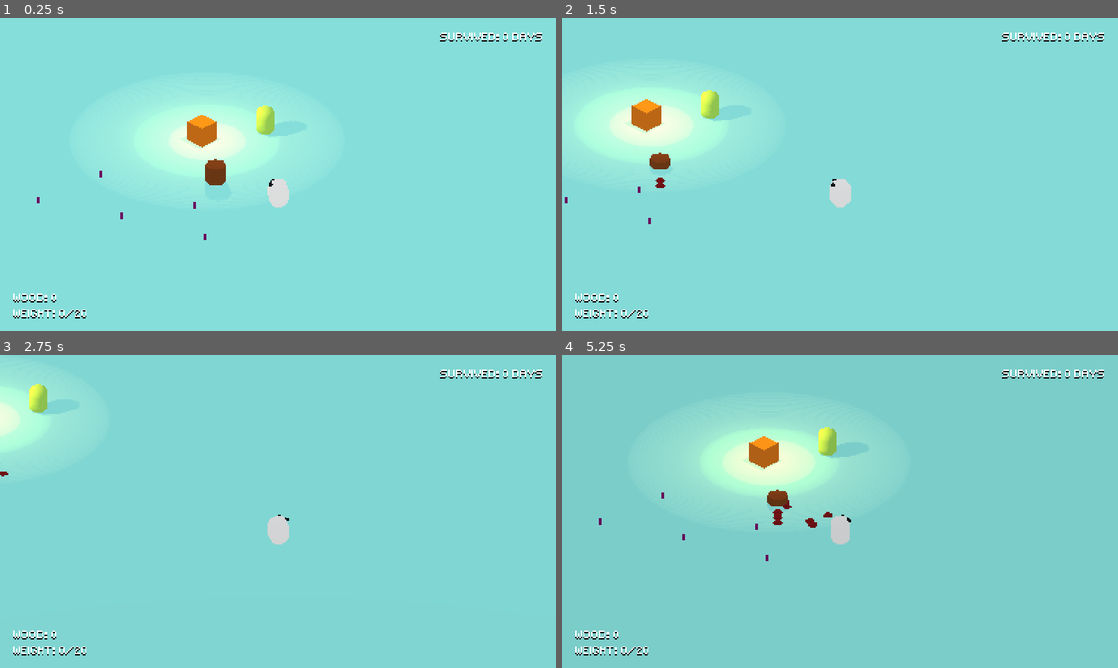
Above: before the commit, frames 1-4 (two rows, left to right).
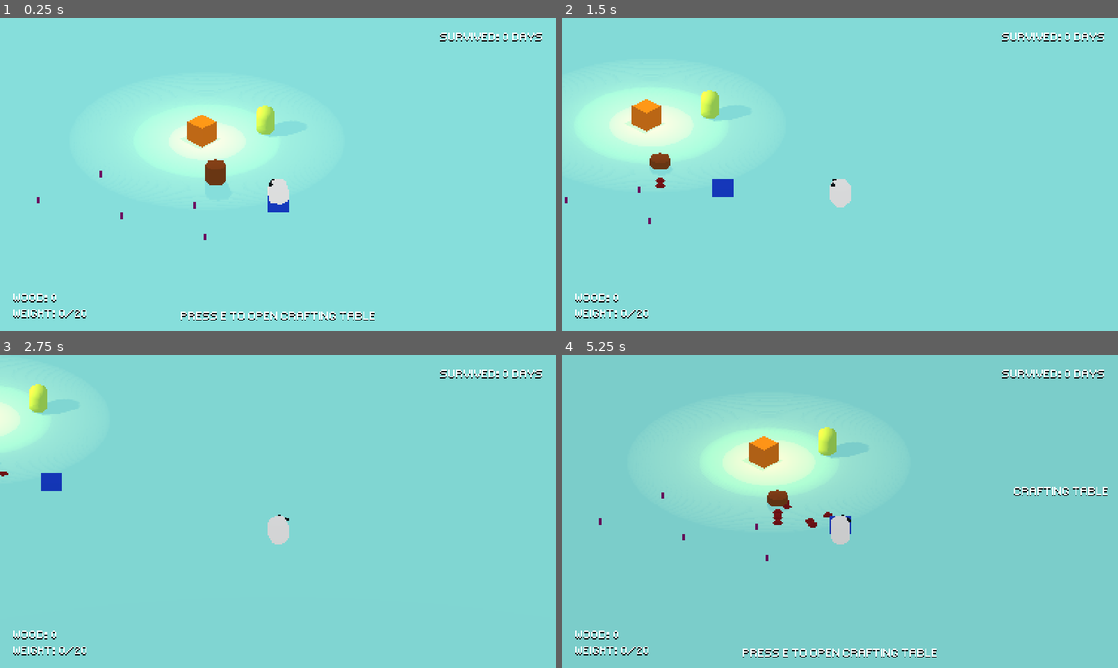
Above: after the commit, the same moments.

Repository: guilhermehto/ludum-dare-46
Game: Godot game, scene res://Game.tscn
Same seed, same stepped clock (60 frames per second), same inputs: the game is played once before the commit and once after it.
Inputs (mouse positions are in pixels of both pictures, inside the frame that each line leads up to):
- Up to frame 1 (0.25 s): no input
- Up to frame 2 (1.5 s): tap E (interact) at 0.5, 1.35 s; move the mouse to (962, 158) at 0.52 s; hold D (move_right) 0.53-1.28 s; hold E (interact) 0.53-1.28 s; tap Enter (ui_accept) at 0.77 s; move the mouse to (728, 190) at 1.27 s; hold S (move_down) from 1.28 s (still down)
- Up to frame 3 (2.75 s): tap Enter (ui_accept) at 1.52 s; move the mouse to (333, 442) at 2.02 s; release S (move_down) at 2.03 s; press the mouse at (333, 442) at 2.03 s; hold D (move_right) from 2.03 s (still down); tap E (interact) at 2.3 s
- Up to frame 4 (5.25 s): move the mouse to (812, 574) at 2.77 s; release D (move_right) at 2.78 s; release the mouse at (812, 574) at 2.78 s; hold W (move_up) 2.78-3.53 s; tap E (interact) at 2.85, 4.55, 5 s; tap Enter (ui_accept) at 3.02, 3.77, 4.52 s; move the mouse to (1006, 558) at 3.52 s; hold E (interact) 3.53-4.28 s; hold A (move_left) 3.53-5.03 s; move the mouse to (673, 464) at 4.27 s; click (673, 464) at 4.35 s; move the mouse to (867, 511) at 5.02 s; hold S (move_down) from 5.03 s (still down); hold E (interact) from 5.03 s (still down)

The runs differ from the first frame. In frame 1, 0.6% of the frame differs, in the area x 32-68%, y 56-97%; in frame 2, 0.2%; in frame 3, 0.2%; in frame 4, 0.8%, in the area x 32-99%, y 31-97%.
Error before the commit: Trying to assign value of type 'CollisionShape' to a variable of type 'Area'. (res://items/Axe.gd:5)

Commit message:
Crafting system for axe

Diff:
--- /dev/null
+++ b/CraftingTableInteraction.gd
@@ -0,0 +1,13 @@
+extends Interactive
+
+var crafting_table : Spatial
+
+func _ready() -> void:
+	crafting_table = get_parent()
+
+func interact(player: Player) -> void:
+	crafting_table.player_ref = player
+	crafting_table.open_ui()
+
+func _player_exited() -> void:
+	crafting_table.close_ui()
--- a/Game.tscn
+++ b/Game.tscn
@@ -10,6 +10,7 @@
 [ext_resource path="res://interface/GUI.tscn" type="PackedScene" id=8]
 [ext_resource path="res://utils/GlobalSignals.tscn" type="PackedScene" id=9]
 [ext_resource path="res://static/weather/Weather.tscn" type="PackedScene" id=10]
+[ext_resource path="res://static/crafting-table/CraftingTable.tscn" type="PackedScene" id=11]
 
 [sub_resource type="PlaneMesh" id=1]
 size = Vector2( 150, 150 )
@@ -100,4 +101,6 @@
 omni_attenuation = 0.143588
 
 [node name="GUI" parent="." instance=ExtResource( 8 )]
+
+[node name="CraftingTable" parent="." instance=ExtResource( 11 )]
 [connection signal="timeout" from="ShadowTest/Timer" to="ShadowTest" method="_on_Timer_timeout"]
--- a/actors/player/Player.gd
+++ b/actors/player/Player.gd
@@ -5,6 +5,7 @@
 
 onready var inventory = $Inventory
 onready var warm_body = $WarmBody
+onready var hands = $Hands
 
 func _physics_process(_delta: float) -> void:
 	var horizontal_movement := int(Input.is_action_pressed("move_right")) - int(Input.is_action_pressed("move_left"))
--- a/actors/player/Player.tscn
+++ b/actors/player/Player.tscn
@@ -1,11 +1,10 @@
-[gd_scene load_steps=11 format=2]
+[gd_scene load_steps=10 format=2]
 
 [ext_resource path="res://actors/player/Player.gd" type="Script" id=1]
 [ext_resource path="res://actors/player/Camera.tscn" type="PackedScene" id=2]
 [ext_resource path="res://actors/player/Camera.gd" type="Script" id=3]
 [ext_resource path="res://actors/player/Inventory.gd" type="Script" id=4]
 [ext_resource path="res://actors/WarmBody.tscn" type="PackedScene" id=5]
-[ext_resource path="res://items/Axe.tscn" type="PackedScene" id=6]
 
 [sub_resource type="CapsuleMesh" id=1]
 radial_segments = 6
@@ -55,5 +54,3 @@
 
 [node name="Hands" type="Spatial" parent="."]
 transform = Transform( 1, 0, 0, 0, 1, 0, 0, 0, 1, 0, 1.46751, -1.21104 )
-
-[node name="Axe" parent="Hands" instance=ExtResource( 6 )]
--- a/interface/GUI.tscn
+++ b/interface/GUI.tscn
@@ -1,10 +1,11 @@
-[gd_scene load_steps=6 format=2]
+[gd_scene load_steps=7 format=2]
 
 [ext_resource path="res://interface/fonts/small-pixel.tres" type="DynamicFont" id=1]
 [ext_resource path="res://interface/GUI.gd" type="Script" id=2]
 [ext_resource path="res://interface/InventoryInterface.gd" type="Script" id=3]
 [ext_resource path="res://interface/Notification.gd" type="Script" id=4]
 [ext_resource path="res://interface/Counters.gd" type="Script" id=5]
+[ext_resource path="res://interface/Label.tscn" type="PackedScene" id=6]
 
 [node name="GUI" type="Control"]
 anchor_right = 1.0
@@ -54,21 +55,14 @@
 
 [node name="Wood" type="HBoxContainer" parent="Inventory"]
 margin_top = 20.0
-margin_right = 82.0
+margin_right = 61.0
 margin_bottom = 28.0
 
-[node name="Label" type="Label" parent="Inventory/Wood"]
-margin_right = 39.0
-margin_bottom = 8.0
-custom_fonts/font = ExtResource( 1 )
-custom_colors/font_color = Color( 1, 1, 1, 1 )
-custom_colors/font_color_shadow = Color( 0, 0, 0, 1 )
-custom_constants/shadow_offset_x = 0
-text = "Wood: 33"
+[node name="Label" parent="Inventory/Wood" instance=ExtResource( 6 )]
 
 [node name="Capacity" type="HBoxContainer" parent="Inventory"]
 margin_top = 32.0
-margin_right = 82.0
+margin_right = 61.0
 margin_bottom = 40.0
 
 [node name="Label" type="Label" parent="Inventory/Capacity"]
--- /dev/null
+++ b/interface/Label.tscn
@@ -0,0 +1,15 @@
+[gd_scene load_steps=2 format=2]
+
+[ext_resource path="res://interface/fonts/small-pixel.tres" type="DynamicFont" id=1]
+
+[node name="Label" type="Label"]
+margin_right = 39.0
+margin_bottom = 8.0
+custom_fonts/font = ExtResource( 1 )
+custom_colors/font_color = Color( 1, 1, 1, 1 )
+custom_colors/font_color_shadow = Color( 0, 0, 0, 1 )
+custom_constants/shadow_offset_x = 0
+text = "Wood: 33"
+__meta__ = {
+"_edit_use_anchors_": false
+}
--- /dev/null
+++ b/static/crafting-table/CraftingTable.gd
@@ -0,0 +1,49 @@
+extends Spatial
+
+onready var crafting_list : VBoxContainer = $UI/VBoxContainer/CraftingList
+onready var ui : Control = $UI
+
+var player_ref = false
+
+var craftables: Dictionary = {
+	"axe": {
+		"wood": 2,
+		"stone": 0,
+		"can_craft": false,
+		"item_path": "res://items/Axe.tscn"
+	}
+}
+
+func open_ui() -> void:
+	_update_ui()
+	ui.visible = true
+
+func close_ui() -> void:
+	ui.visible = false
+
+func _update_ui() -> void:
+	_update_craftables()
+	for child in crafting_list.get_children():
+		var key = child.name.to_lower()
+		child.visible = craftables[key].can_craft
+
+func _update_craftables() -> void:
+	var wood_count = player_ref.inventory.woods.get_child_count()
+	var stone_count = player_ref.inventory.stones.get_child_count()
+	for key in craftables.keys():
+		var craftable = craftables[key]
+		craftables[key].can_craft = wood_count >= craftable.wood \
+			and stone_count >= craftable.stone
+
+func _craft_axe() -> void:
+	if player_ref.hands.get_child_count() > 0:
+		GlobalSignals.emit_notified("Already carrying an axe")
+		return
+	for i in craftables.axe.wood:
+		player_ref.inventory.remove_wood().queue_free()
+
+	var axe = load(craftables.axe.item_path).instance()
+	player_ref.hands.add_child(axe)
+	axe.translation = Vector3.ZERO
+	_update_ui()
+	GlobalSignals.emit_notified("Axe crafted")
--- /dev/null
+++ b/static/crafting-table/CraftingTable.tscn
@@ -0,0 +1,98 @@
+[gd_scene load_steps=8 format=2]
+
+[ext_resource path="res://static/crafting-table/CraftingTable.gd" type="Script" id=1]
+[ext_resource path="res://interface/Label.tscn" type="PackedScene" id=2]
+[ext_resource path="res://interface/icons/axe.png" type="Texture" id=3]
+[ext_resource path="res://static/crafting-table/CraftingTableInteraction.tscn" type="PackedScene" id=4]
+[ext_resource path="res://interface/fonts/small-pixel.tres" type="DynamicFont" id=5]
+
+[sub_resource type="CubeMesh" id=1]
+
+[sub_resource type="SpatialMaterial" id=2]
+albedo_color = Color( 0.0666667, 0.243137, 0.847059, 1 )
+
+[node name="CraftingTable" type="Spatial"]
+script = ExtResource( 1 )
+
+[node name="CraftingTableInteraction" parent="." instance=ExtResource( 4 )]
+action_message = "open crafting table"
+
+[node name="MeshInstance" type="MeshInstance" parent="."]
+mesh = SubResource( 1 )
+material/0 = SubResource( 2 )
+
+[node name="UI" type="Control" parent="."]
+visible = false
+anchor_left = 1.0
+anchor_top = 0.5
+anchor_right = 1.0
+anchor_bottom = 0.5
+margin_top = -120.0
+margin_bottom = 120.0
+__meta__ = {
+"_edit_use_anchors_": false
+}
+
+[node name="VBoxContainer" type="VBoxContainer" parent="UI"]
+anchor_left = 1.0
+anchor_top = 0.5
+anchor_right = 1.0
+anchor_bottom = 0.5
+margin_left = -80.0
+margin_top = -20.0
+margin_bottom = 20.0
+__meta__ = {
+"_edit_use_anchors_": false
+}
+
+[node name="Title" parent="UI/VBoxContainer" instance=ExtResource( 2 )]
+margin_right = 80.0
+text = "Crafting Table"
+
+[node name="CraftingList" type="VBoxContainer" parent="UI/VBoxContainer"]
+margin_top = 12.0
+margin_right = 80.0
+margin_bottom = 58.0
+
+[node name="Axe" type="VBoxContainer" parent="UI/VBoxContainer/CraftingList"]
+margin_left = 19.0
+margin_right = 60.0
+margin_bottom = 46.0
+size_flags_horizontal = 4
+__meta__ = {
+"_edit_use_anchors_": false
+}
+
+[node name="HBoxContainer" type="HBoxContainer" parent="UI/VBoxContainer/CraftingList/Axe"]
+margin_right = 41.0
+margin_bottom = 16.0
+
+[node name="TextureRect" type="TextureRect" parent="UI/VBoxContainer/CraftingList/Axe/HBoxContainer"]
+margin_right = 16.0
+margin_bottom = 16.0
+texture = ExtResource( 3 )
+
+[node name="Label" parent="UI/VBoxContainer/CraftingList/Axe/HBoxContainer" instance=ExtResource( 2 )]
+margin_left = 20.0
+margin_top = 4.0
+margin_right = 36.0
+margin_bottom = 12.0
+text = "Axe"
+
+[node name="VBoxContainer" type="VBoxContainer" parent="UI/VBoxContainer/CraftingList/Axe"]
+margin_top = 20.0
+margin_right = 41.0
+margin_bottom = 28.0
+
+[node name="Label" parent="UI/VBoxContainer/CraftingList/Axe/VBoxContainer" instance=ExtResource( 2 )]
+margin_right = 41.0
+text = "5 wood"
+align = 1
+
+[node name="Button" type="Button" parent="UI/VBoxContainer/CraftingList/Axe"]
+margin_top = 32.0
+margin_right = 41.0
+margin_bottom = 46.0
+custom_fonts/font = ExtResource( 5 )
+text = "craft"
+[connection signal="pressed" from="UI/VBoxContainer/CraftingList/Axe/Button" to="." method="_craft_axe"]
--- /dev/null
+++ b/static/crafting-table/CraftingTableInteraction.tscn
@@ -0,0 +1,7 @@
+[gd_scene load_steps=3 format=2]
+
+[ext_resource path="res://CraftingTableInteraction.gd" type="Script" id=1]
+[ext_resource path="res://utils/interactive/Interactive.tscn" type="PackedScene" id=2]
+
+[node name="CraftingTableInteraction" instance=ExtResource( 2 )]
+script = ExtResource( 1 )
--- a/utils/interactive/Interactive.gd
+++ b/utils/interactive/Interactive.gd
@@ -25,6 +25,9 @@
 func _can_interact(player) -> bool:
 	return true
 
+func _player_exited() -> void:
+	pass
+
 func _on_Area_body_entered(body: Node) -> void:
 	if body is Player and _can_interact(body):
 		interaction_text.show()
@@ -34,3 +37,4 @@
 	if body is Player:
 		interaction_text.hide()
 		player_ref = null
+		_player_exited()
Not shown: 1 places in Game.tscn that only renumber resources
Binary file added: interface/icons/axe.png
Not shown, added: interface/icons/axe.png.import
